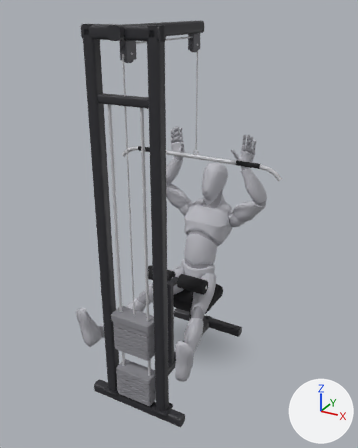
The glTF model app/src/main/assets/mannequins/2_grip_lat_pulldown_wide.glb, before and after one commit.
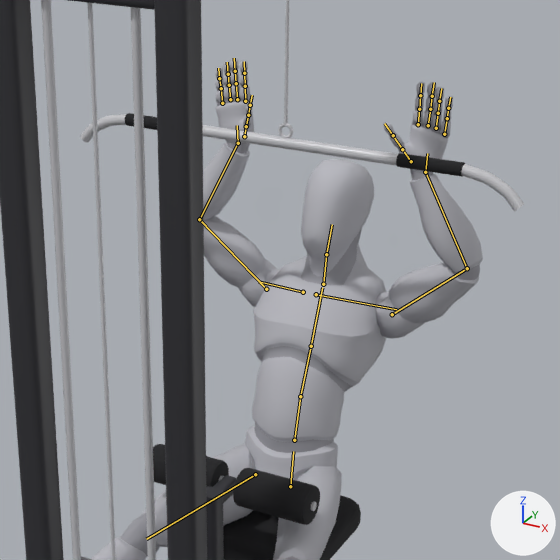
Each version is shown whole from a camera (50 mm lens) standing at (1.48, -2.95, 2.47) and looking at (0.01, -0.27, 1.13), then close up on the part from 26% to 82% of the width and 23% to 69% of the height. Arrows for +X, +Y and +Z are at lower right; the lights stay in place. The older version's two pictures come first. Both versions are drawn at frame 6 of the action 'lowering'; the numbers are the values there. The bones that change, and the others that lie on the model, are drawn over the model as lines in the close-ups.

Names of what the first close-up shows: 'body', 'body_1', 'cable_0', 'cable_19', 'cable_2', 'cable_22', 'cable_25', 'cable_26', 'cable_28', 'cable_45', 'cable_47', 'cable_handle_0' and 9 more.
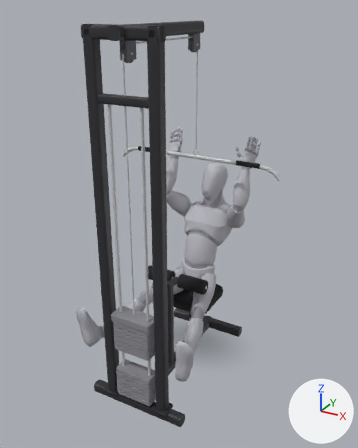
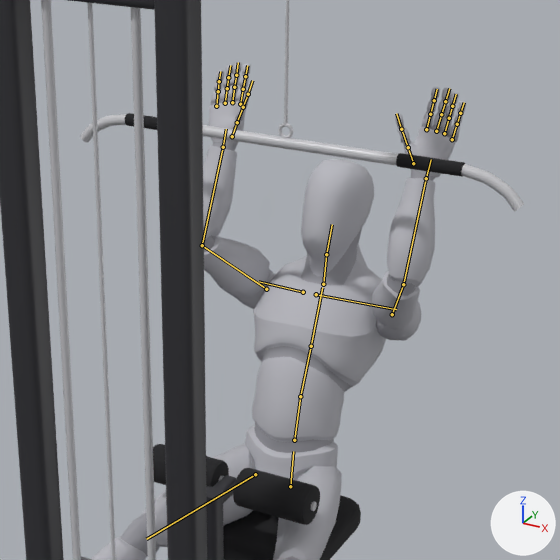
Changed parts and their boxes [x1, y1, x2, y2] in the close-ups (560 x 560 px):
'body', posed: before [91, 58, 483, 560]; after [91, 62, 466, 560]
'body_1', posed: before [121, 70, 480, 560]; after [121, 71, 463, 560]
bone 'upperarm_l', root to tip: before (392, 314) to (467, 268); after (392, 314) to (403, 284)
bone 'lowerarm_l', root to tip: before (467, 268) to (425, 172); after (403, 284) to (426, 178)
bone 'hand_l', root to tip: before (425, 172) to (427, 153); after (426, 178) to (431, 159)
bone 'upperarm_r', root to tip: before (266, 289) to (199, 219); after (266, 289) to (202, 245)
bone 'lowerarm_r', root to tip: before (199, 219) to (238, 143); after (202, 245) to (223, 147)
bone 'hand_r', root to tip: before (238, 143) to (237, 125); after (223, 147) to (226, 129)

What the commit changed:
Bone 'upperarm_l' (bone_upperarm_l) turns from (49, -65, -8) to (110, -21, -91) degrees about its own x, y and z.
Bone 'lowerarm_l' (bone_lowerarm_l) turns from (75, 1, 3) to (83, 16, 66) degrees about its own x, y and z.
Bone 'hand_l' (bone_hand_l) turns from (-29, 0, 0) to (-1, 0, 0) degrees about its own x, y and z.
Bone 'upperarm_r' (bone_upperarm_r) turns from (49, 65, 8) to (110, 21, 91) degrees about its own x, y and z.
Bone 'lowerarm_r' (bone_lowerarm_r) turns from (75, -1, -3) to (83, -16, -66) degrees about its own x, y and z.
Bone 'hand_r' (bone_hand_r) turns from (-29, 0, 0) to (-1, 0, 0) degrees about its own x, y and z.
